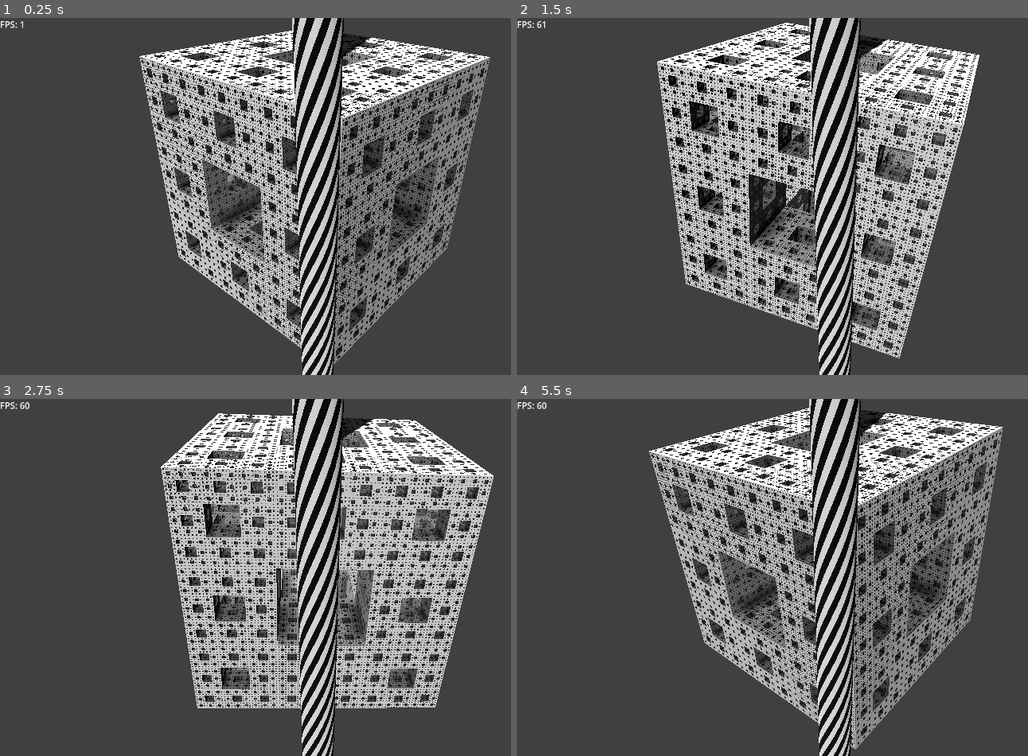
Above: before the commit, frames 1-4 (two rows, left to right).
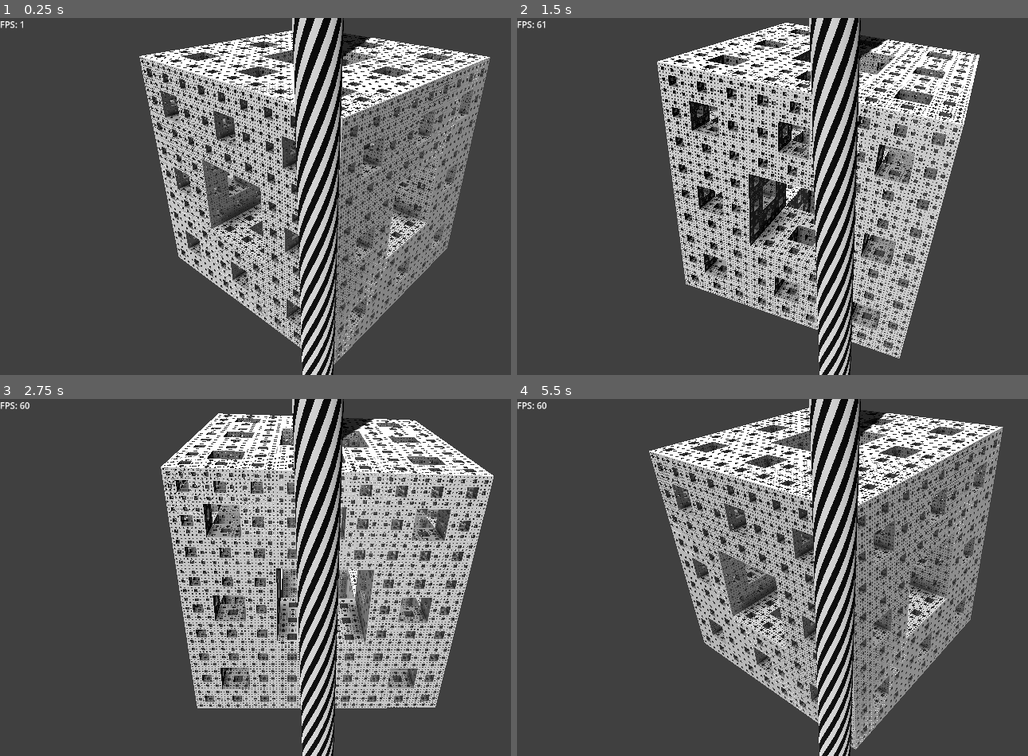
Above: after the commit, the same moments.

Repository: NormallyNormal/Marchless-Menger-Sponge
Game: Godot game, scene res://main.tscn
Same seed, same stepped clock (60 frames per second), same inputs: the game is played once before the commit and once after it.
Inputs:
- Up to frame 1 (0.25 s): no input
- Up to frame 2 (1.5 s): no input
- Up to frame 3 (2.75 s): no input
- Up to frame 4 (5.5 s): no input

The runs differ from the first frame. In frame 1, 8.5% of the frame differs, in the area x 28-96%, y 11-97%; in frame 2, 6.4%; in frame 3, 7.2%; in frame 4, 6.3%.

Commit message:
Removed light function as it is no longer needed and causes shadow issues

Diff:
--- a/main.tscn
+++ b/main.tscn
@@ -65,6 +65,7 @@
 
 [node name="CollisionShape3D" type="CollisionShape3D" parent="."]
 transform = Transform3D(0.70710677, 0.35355338, -0.6123724, 0, 0.8660254, 0.5, 0.70710677, -0.35355338, 0.6123724, 0, 0, 0)
+visible = false
 shape = SubResource("SphereShape3D_0xm2m")
 
 [node name="Camera3D" type="Camera3D" parent="CollisionShape3D"]
--- a/menger_sponge.gdshader
+++ b/menger_sponge.gdshader
@@ -306,10 +306,3 @@
 		}
 	}
 }
-
-void light() {
-	float NdotL = dot(NORMAL, LIGHT);
-	float surface_NdotL = dot(original_normal, LIGHT);
-	float final_NdotL = clamp(min(NdotL, surface_NdotL), 0.0, 1.0);
-	DIFFUSE_LIGHT += LIGHT_COLOR * (1.0 / PI) * ATTENUATION * final_NdotL;
-}
